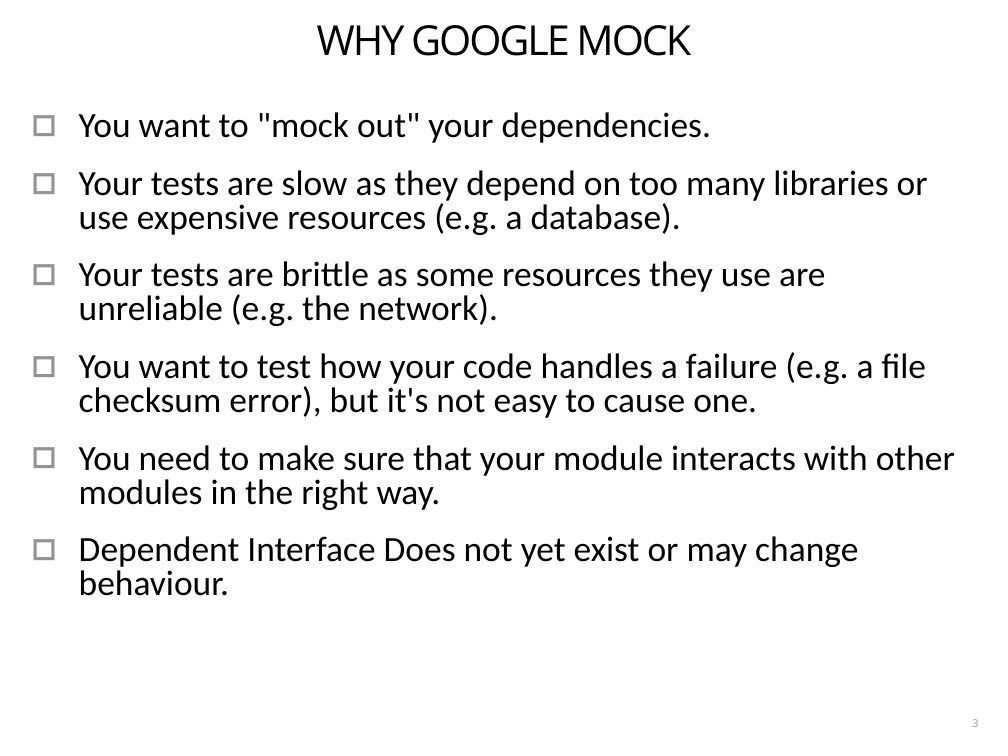
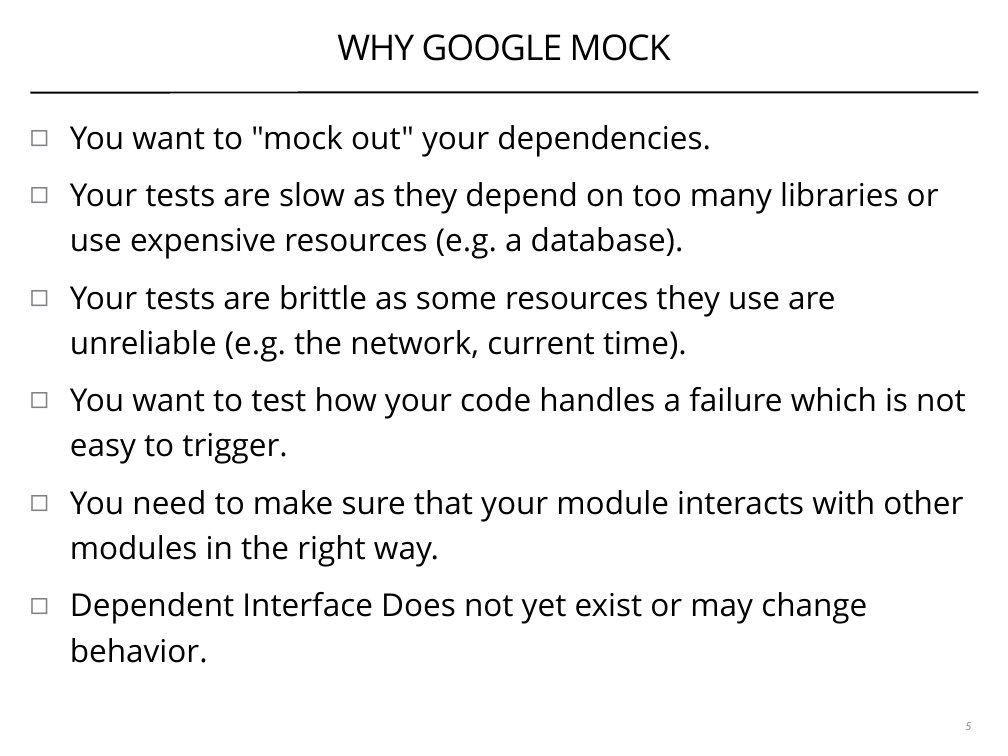
Before and after one commit to coney/cpp-unit-testing, a slide deck: slide 5 of .slides/02-stubs-and-mocks.pptx (slide 3 before the commit). Drawn at 1008x756 pixels with LibreOffice and Linux fonts; fonts in the diff are those of the drawing. Boxes give left, top, right and bottom in pixels: in the first picture for what was removed or moved away, otherwise in the second. Text is boxed around its words. In the diff, an @@ line names an element or a change of style, - is before the commit and + after.

Commit message:
update slides

```diff
--- a/.slides/02-stubs-and-mocks.pptx
+++ b/.slides/02-stubs-and-mocks.pptx
@@ title "WHY GOOGLE MOCK" at (337, 34, 671, 61): size 42 to 36 pt, letter spacing -2.1 to -0.9 pt; line spacing 0.6 to 0.7 @@
@@ line added from (30, 93) to (979, 92), #000000 2 pt @@
@@ text at (70, 125, 963, 567): size 36 to 32 pt, font Calibri to Open Sans in "You want to "mock out" your dependencies.", "Your tests are slow as they depend ...", "You need to make sure that your ..."; bullet ▫︎ to ◻; line spacing 0.8 to 1.2; less space between paragraphs; bullet colour #929396 to #808184 @@
@@ text at (70, 285, 965, 464): text changed; size 36 to 32 pt; font Calibri to Open Sans @@
-▫︎ Your tests are brittle as some resources they use are unreliable (e.g. the network).
-▫︎ You want to test how your code handles a failure (e.g. a file checksum error), but it's not easy to cause one.
+◻ Your tests are brittle as some resources they use are unreliable (e.g. the network, current time).
+◻ You want to test how your code handles a failure which is not easy to trigger.
@@ text at (70, 592, 867, 663): text changed; size 36 to 32 pt; font Calibri to Open Sans @@
-▫︎ Dependent Interface Does not yet exist or may change behaviour.
+◻ Dependent Interface Does not yet exist or may change behavior.
@@ page number at (965, 722, 971, 730): text changed; text colour #929396 to #808184; italic on @@
-3
+5
```
Also in this commit, not shown: 5 other slides changed, 11 slides added, 4 slides removed.
